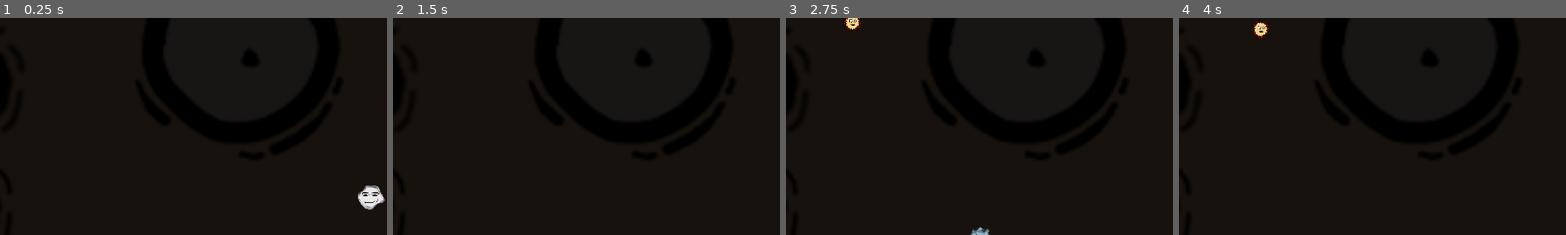
Above: before the commit, frames 1-4 (left to right).
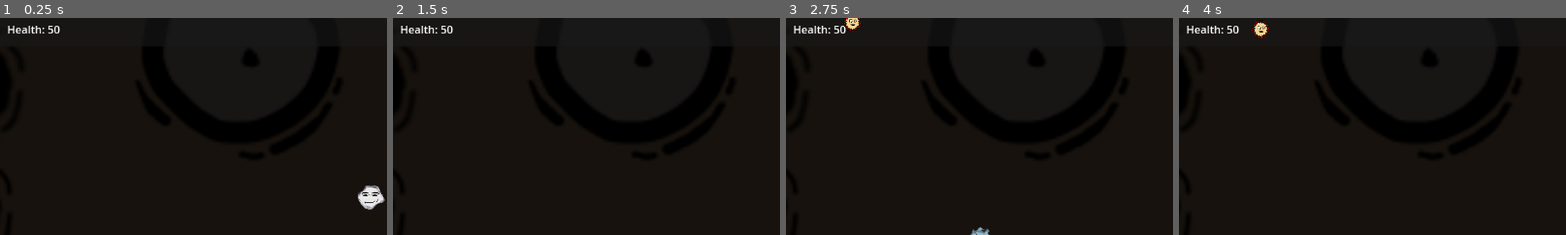
Above: after the commit, the same moments.

Repository: shirograhm/Project-Powerhouse
Game: Godot game, scene res://scenes/game.tscn
The game is run twice, just before and just after one commit, with the same random seed, the same clock (stepped at 60 frames per second) and the same inputs.
Inputs (mouse positions are % of the whole screen's width and height, from its top left):
- Up to frame 1 (0.25 s): no input
- Up to frame 2 (1.5 s): tap Enter at 0.5 s; move the mouse to (72, 45) at 0.52 s; press the mouse at (72, 45) at 0.53 s; hold D (right) 0.53-1.28 s; move the mouse to (30, 55) at 1.27 s; release the mouse at (30, 55) at 1.28 s; hold S (down) from 1.28 s (still down); click (30, 55) at 1.35 s
- Up to frame 3 (2.75 s): move the mouse to (60, 28) at 2.02 s; release S (down) at 2.03 s; press the mouse at (60, 28) at 2.03 s; hold D (right) from 2.03 s (still down)
- Up to frame 4 (4 s): move the mouse to (45, 70) at 2.77 s; release D (right) at 2.78 s; release the mouse at (45, 70) at 2.78 s; hold W (up) 2.78-3.53 s; click (45, 70) at 2.85 s; move the mouse to (80, 65) at 3.52 s; press the mouse at (80, 65) at 3.53 s; hold A (left) from 3.53 s (still down)
The pictures show only the part of the screen within x 4-54%, y 5-55%; the shares and areas given below are measured in that part.

The runs differ from the first frame. In frame 1, 0.3% of the frame differs, in the area x 2-16%, y 3-8%; in frame 2, 0.3%; in frame 3, 0.3%; in frame 4, 0.3%.

Commit message:
added player hud

Diff:
--- a/projectpowerhouse/scenes/game.tscn
+++ b/projectpowerhouse/scenes/game.tscn
@@ -1,10 +1,11 @@
-[gd_scene load_steps=7 format=3 uid="uid://btlnqkoa2cth5"]
+[gd_scene load_steps=8 format=3 uid="uid://btlnqkoa2cth5"]
 
 [ext_resource type="Script" path="res://scripts/game.gd" id="1_drvb0"]
 [ext_resource type="Texture2D" uid="uid://bnaxccbfj8ein" path="res://texures/Virus.png" id="2_7b3vt"]
-[ext_resource type="PackedScene" uid="uid://dj38c8duk817q" path="res://scenes/player.tscn" id="3_mvtyn"]
+[ext_resource type="PackedScene" uid="uid://bmdt3aeem0yvb" path="res://scenes/player.tscn" id="3_mvtyn"]
 [ext_resource type="PackedScene" uid="uid://banm5oq63ip52" path="res://scenes/enemies/enemy_demo.tscn" id="4_ohd7j"]
-[ext_resource type="PackedScene" uid="uid://sovlqsvea7pm" path="res://scenes/enemies/spawner.tscn" id="5_qpqp8"]
+[ext_resource type="PackedScene" path="res://scenes/enemies/spawner.tscn" id="5_qpqp8"]
+[ext_resource type="PackedScene" uid="uid://d4co5sbcgnc11" path="res://scenes/hud.tscn" id="6_3ns4i"]
 
 [sub_resource type="Curve2D" id="Curve2D_ir7ye"]
 _data = {
@@ -30,3 +31,6 @@
 spawn_parent = NodePath("..")
 spawn_scene = ExtResource("4_ohd7j")
 player_node = NodePath("../Player")
+
+[node name="Panel" parent="." instance=ExtResource("6_3ns4i")]
+player_path = NodePath("../Player")
--- a/projectpowerhouse/scenes/goldfish.tscn
+++ b/projectpowerhouse/scenes/goldfish.tscn
@@ -48,4 +48,5 @@
 
 [node name="Goldfish" type="Node2D" parent="."]
 
+[connection signal="area_entered" from="." to="." method="_on_area_entered"]
 [connection signal="body_entered" from="." to="." method="_on_body_entered"]
--- /dev/null
+++ b/projectpowerhouse/scenes/hud.tscn
@@ -0,0 +1,26 @@
+[gd_scene load_steps=2 format=3 uid="uid://d4co5sbcgnc11"]
+
+[ext_resource type="Script" path="res://scripts/hud.gd" id="1_voptu"]
+
+[node name="Panel" type="Panel"]
+offset_left = 37.0
+offset_top = 28.0
+offset_right = 767.0
+offset_bottom = 77.0
+script = ExtResource("1_voptu")
+
+[node name="Label" type="Label" parent="."]
+layout_mode = 0
+offset_left = 17.0
+offset_top = 12.0
+offset_right = 162.0
+offset_bottom = 35.0
+text = "Health: ?"
+
+[node name="Hud" type="Control" parent="."]
+layout_mode = 1
+anchors_preset = 15
+anchor_right = 1.0
+anchor_bottom = 1.0
+grow_horizontal = 2
+grow_vertical = 2
--- a/projectpowerhouse/scripts/goldfish.gd
+++ b/projectpowerhouse/scripts/goldfish.gd
@@ -5,9 +5,7 @@
 @export var speed := 300.0
 @export var damage := 5.0
 
-
-
-
+var collided_enemy:enemy_base = null;
 var life_timer:float
 # Called when the node enters the scene tree for the first time.
 func _ready() -> void:
@@ -25,7 +23,18 @@
 	position += direction.normalized() * speed  * delta
 
 
+func handle_collision(collided: Node2D):
+	if collided is enemy_base:
+		print("is enemy base")
+		collided_enemy = collided as enemy_base
+		collided_enemy.take_damage(damage)
+		queue_free()
+	else:
+		queue_free()
+
+func _on_body_entered(body: Node2D) -> void:
+	handle_collision(body)
 
 
-func _on_body_entered(body: Node2D) -> void:
-	pass # Replace with function body.
+func _on_area_entered(area: Area2D) -> void:
+	handle_collision(area)
--- /dev/null
+++ b/projectpowerhouse/scripts/hud.gd
@@ -0,0 +1,14 @@
+extends Node
+
+@export var player_path:NodePath
+
+var player_node: player
+# Called when the node enters the scene tree for the first time.
+func _ready() -> void:
+	player_node = get_node(player_path) as player
+	pass # Replace with function body.
+
+
+# Called every frame. 'delta' is the elapsed time since the previous frame.
+func _process(delta: float) -> void:
+	$Label.text = "Health: " + str(player_node.health)
--- a/projectpowerhouse/scripts/player.gd
+++ b/projectpowerhouse/scripts/player.gd
@@ -7,10 +7,12 @@
 
 var target:Vector2
 var attack_timer:float
+var health:float
 
 # Called when the node enters the scene tree for the first time.
 func _ready() -> void:
 	attack_timer = 0
+	health = max_health
 
 func get_input():
 	var input_direction = Input.get_vector("left", "right", "up", "down")
